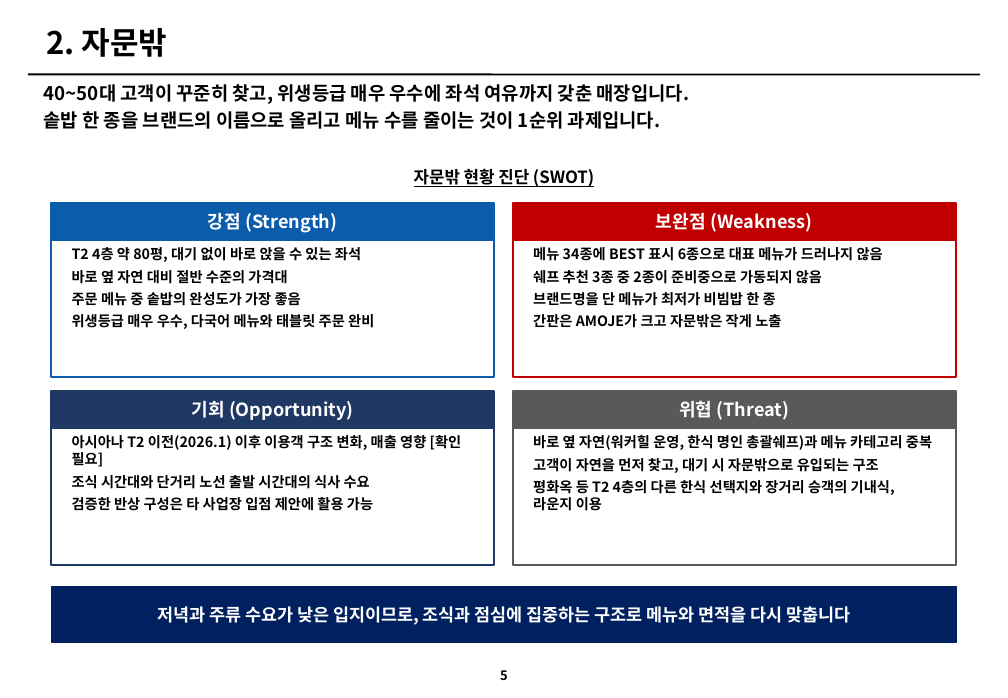
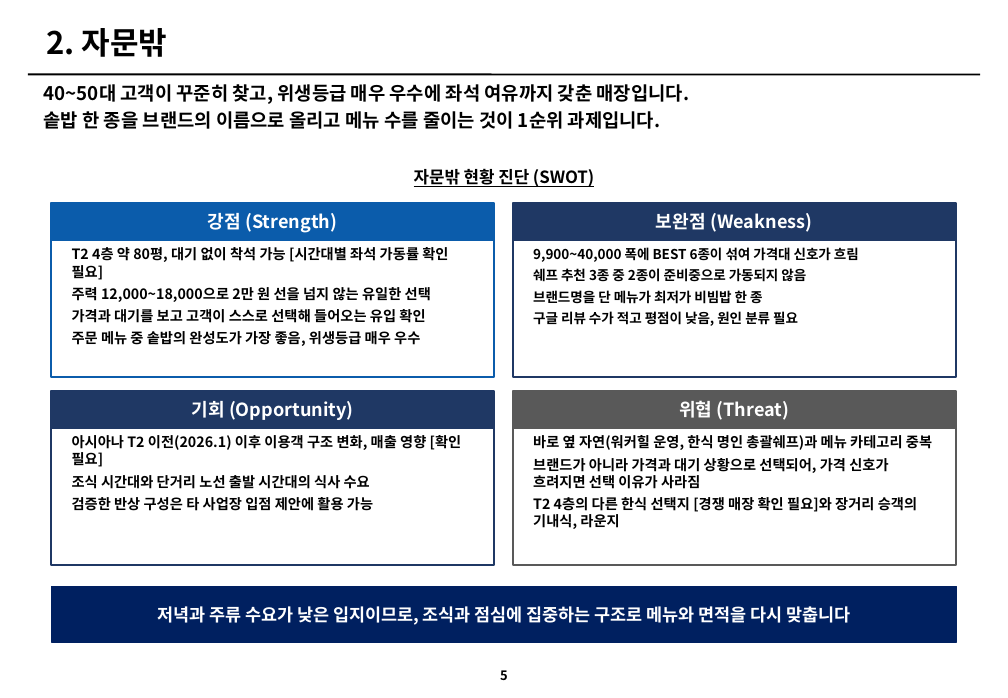
Before and after one commit to grandnim-wq/Claude, a slide deck: slide 5 of 아모제_3개브랜드_개선전략_v3.pptx. Drawn at 1008x698 pixels with LibreOffice and Linux fonts; fonts in the diff are those of the drawing. Boxes give left, top, right and bottom in pixels: in the first picture for what was removed or moved away, otherwise in the second. Text is boxed around its words. In the diff, an @@ line names an element or a change of style, - is before the commit and + after.

```diff
--- a/아모제_3개브랜드_개선전략_v3.pptx
+++ b/아모제_3개브랜드_개선전략_v3.pptx
@@ rectangle at [513,203,956,240]: fill #C00000 to #1F3864; outline #C00000 1.5 pt to #1F3864 1.5 pt @@
@@ text at [72,247,448,346]: text changed @@
-T2 4층 약 80평, 대기 없이 바로 앉을 수 있는 좌석
-바로 옆 자연 대비 절반 수준의 가격대
-주문 메뉴 중 솥밥의 완성도가 가장 좋음
-위생등급 매우 우수, 다국어 메뉴와 태블릿 주문 완비
+T2 4층 약 80평, 대기 없이 착석 가능 [시간대별 좌석 가동률 확인 필요]
+주력 12,000~18,000으로 2만 원 선을 넘지 않는 유일한 선택
+가격과 대기를 보고 고객이 스스로 선택해 들어오는 유입 확인
+주문 메뉴 중 솥밥의 완성도가 가장 좋음, 위생등급 매우 우수
@@ rectangle at [513,240,956,377]: outline #C00000 1.5 pt to #1F3864 1.5 pt @@
@@ text at [533,247,859,262]: text changed; size 11 to 10.5 pt @@
-메뉴 34종에 BEST 표시 6종으로 대표 메뉴가 드러나지 않음
+9,900~40,000 폭에 BEST 6종이 섞여 가격대 신호가 흐림
@@ text at [533,268,806,282]: size 11 to 10.5 pt in "쉐프 추천 3종 중 2종이 준비중으로 가동되지 ...", "브랜드명을 단 메뉴가 최저가 비빔밥 한 종" @@
@@ text at [533,311,798,326]: text changed; size 11 to 10.5 pt @@
-간판은 AMOJE가 크고 자문밖은 작게 노출
+구글 리뷰 수가 적고 평점이 낮음, 원인 분류 필요
@@ text at [533,458,917,529]: text changed @@
-고객이 자연을 먼저 찾고, 대기 시 자문밖으로 유입되는 구조
-평화옥 등 T2 4층의 다른 한식 선택지와 장거리 승객의 기내식, 라운지 이용
+브랜드가 아니라 가격과 대기 상황으로 선택되어, 가격 신호가 흐려지면 선택 이유가 사라짐
+T2 4층의 다른 한식 선택지 [경쟁 매장 확인 필요]와 장거리 승객의 기내식, 라운지
```
Also in this commit, not shown: 16 other slides changed, 1 slide added, 4 other files.
